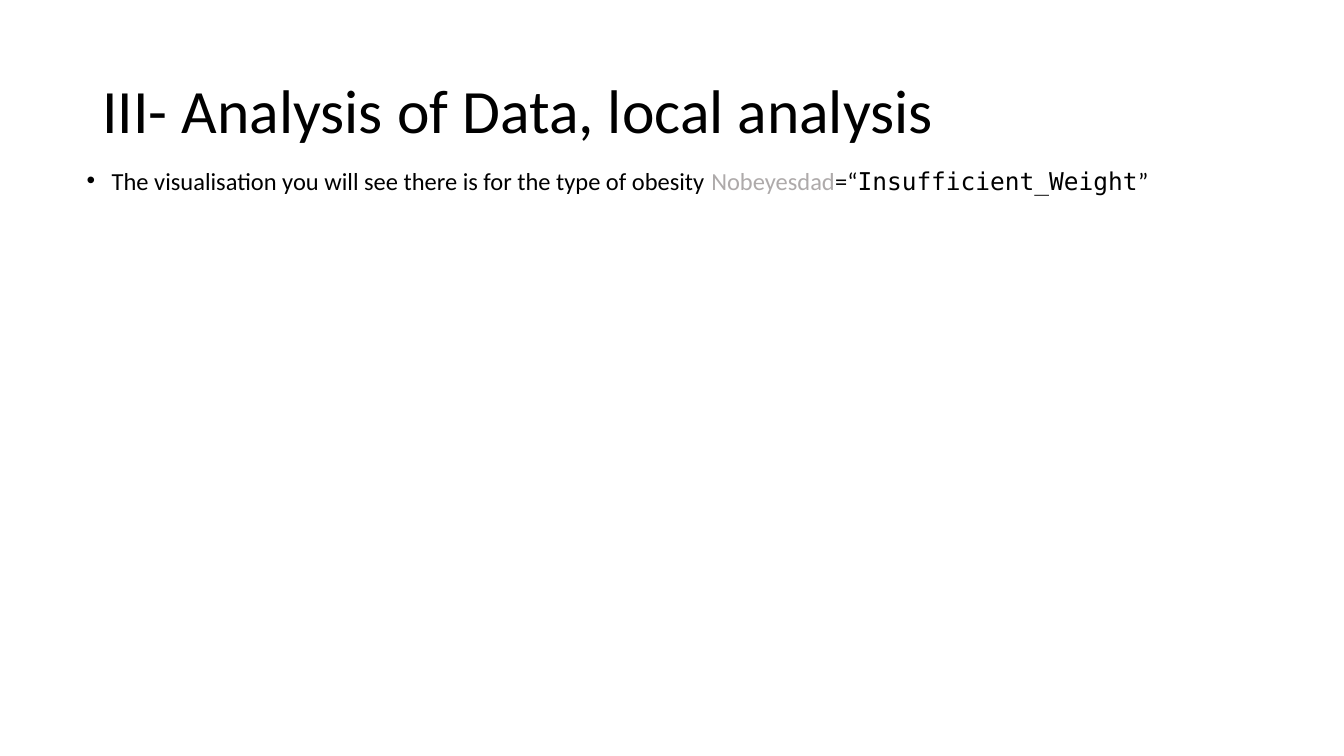
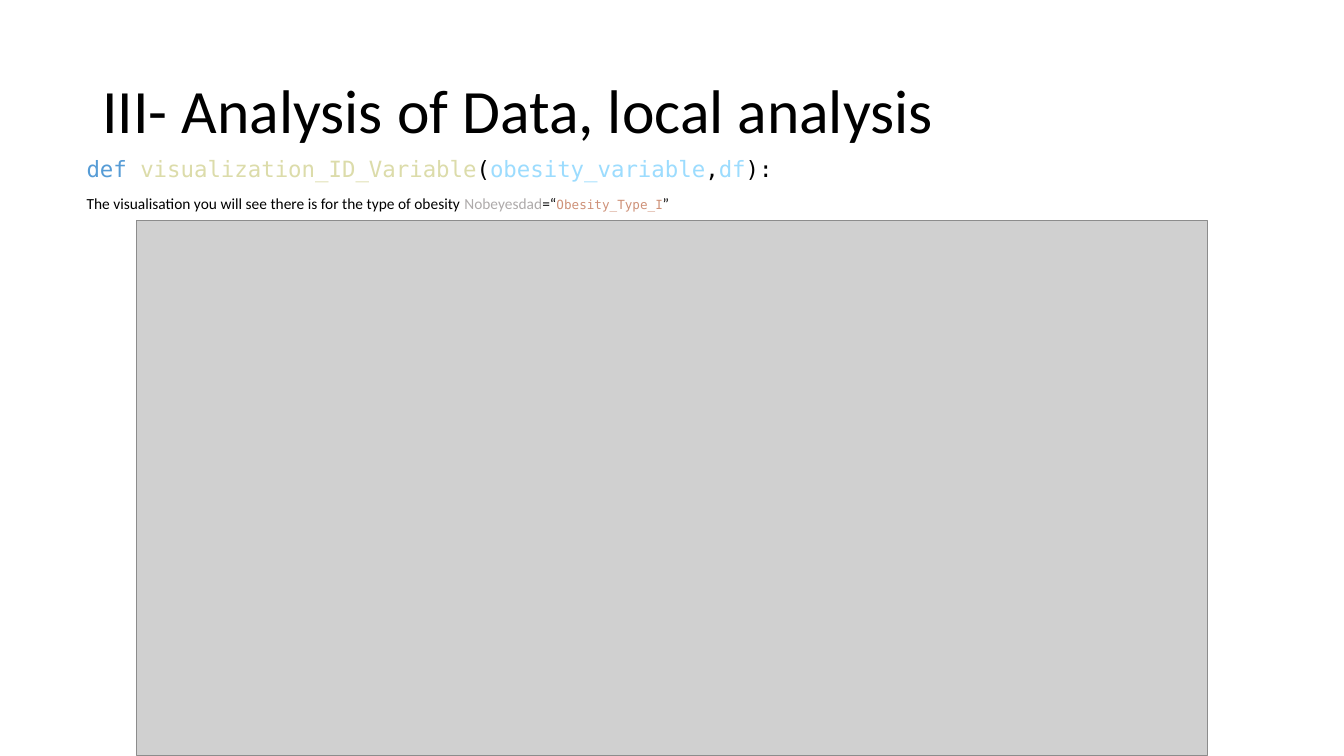
Before and after one commit to Leodespt/Projet_Python, a slide deck: slide 13 of Presentation_Python.pptx (slide 12 before the commit). Drawn at 1344x756 pixels with LibreOffice and Linux fonts; fonts in the diff are those of the drawing; grey boxes stand for pictures. Boxes give left, top, right and bottom in pixels: in the first picture for what was removed or moved away, otherwise in the second. Text is boxed around its words. In the diff, an @@ line names an element or a change of style, - is before the commit and + after.

```diff
--- a/Presentation_Python.pptx
+++ b/Presentation_Python.pptx
@@ text at <box>87,160,772,212</box>: text changed; size 17.5 to 11 pt @@
-• The visualisation you will see there is for the type of obesity Nobeyesdad=“Insufficient_Weight”
+def visualization_ID_Variable(obesity_variable,df):
+The visualisation you will see there is for the type of obesity Nobeyesdad=“Obesity_Type_I”
@@ picture added at <box>137,221,1208,756</box> @@
```
Also in this commit, not shown: 1 other slide changed, 7 slides added, 1 slide removed, 1 other file.
